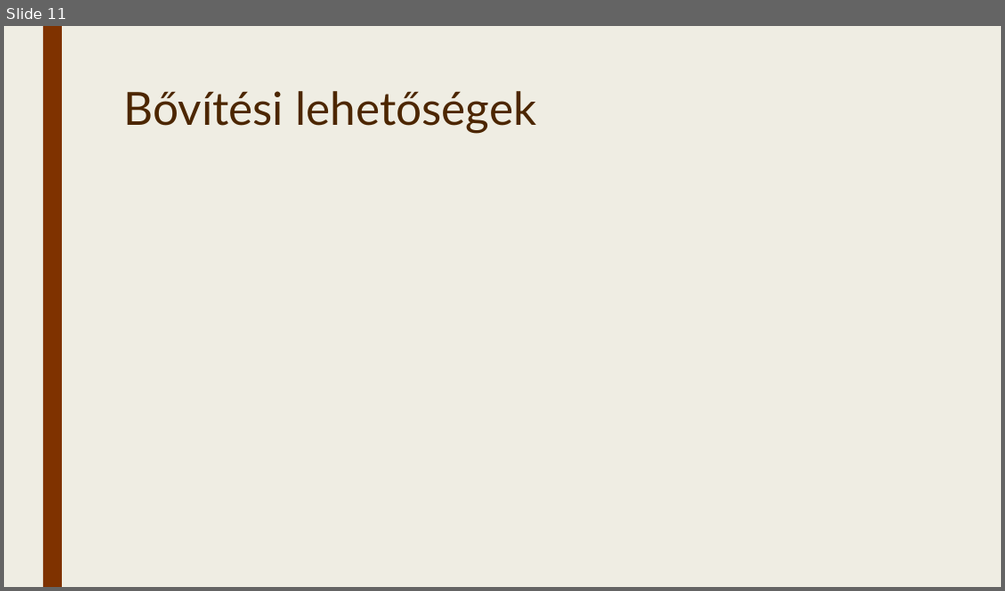
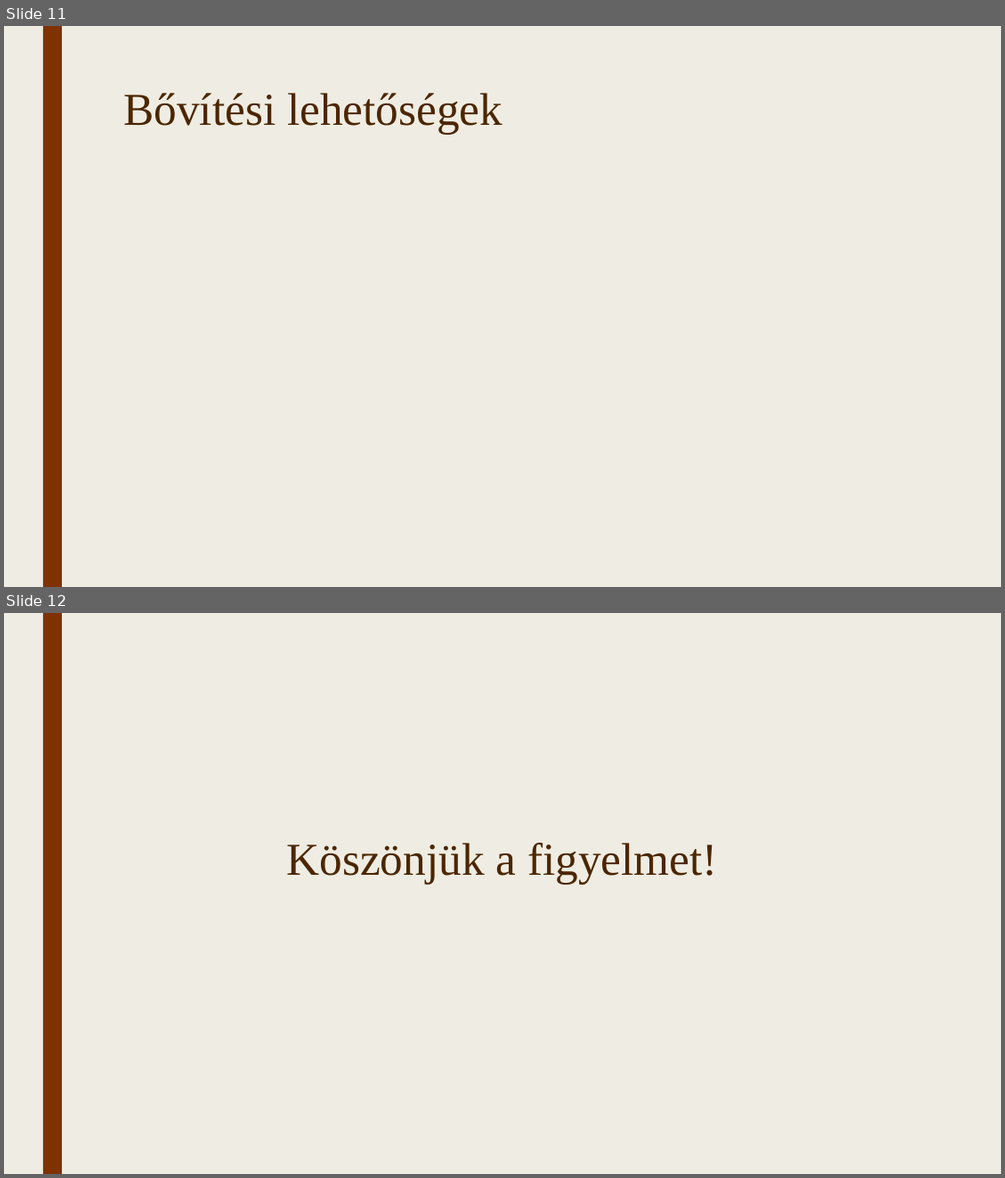
Before and after one commit to TothpalIstvano/13_S1_4_vizsgaremek, a slide deck: Fájlok/Bemutató.pptx. Shown one above the other, each under a label of ours: slide 11 before the commit, slides 11 and 12 after it. The pictures are 1005x591 and 1005x1178 pixels, drawn with LibreOffice and Linux fonts; fonts in the diff are those of the drawing. Boxes give left, top, right and bottom in pixels: in the first picture for what was removed or moved away, otherwise in the second. Text is boxed around its words. In the diff, an @@ line names an element or a change of style, - is before the commit and + after.

```diff
--- a/Fájlok/Bemutató.pptx
+++ b/Fájlok/Bemutató.pptx
@@ slide 12 added at (x1=4, y1=613, x2=1001, y2=1174), background #EFEDE3; not listed: 1 template element that a slide beside it also shows @@
@@ title added at (x1=286, y1=843, x2=718, y2=884), 44 pt, text #4C2600 @@
+Köszönjük a figyelmet!
@@ slide 11 changed as well @@
@@ title "Bővítési lehetőségek" at (x1=123, y1=93, x2=502, y2=134): font Lato to Times New Roman @@
```
Also in this commit, not shown: 7 other slides changed, 3 other slides added, 4 slides removed.
